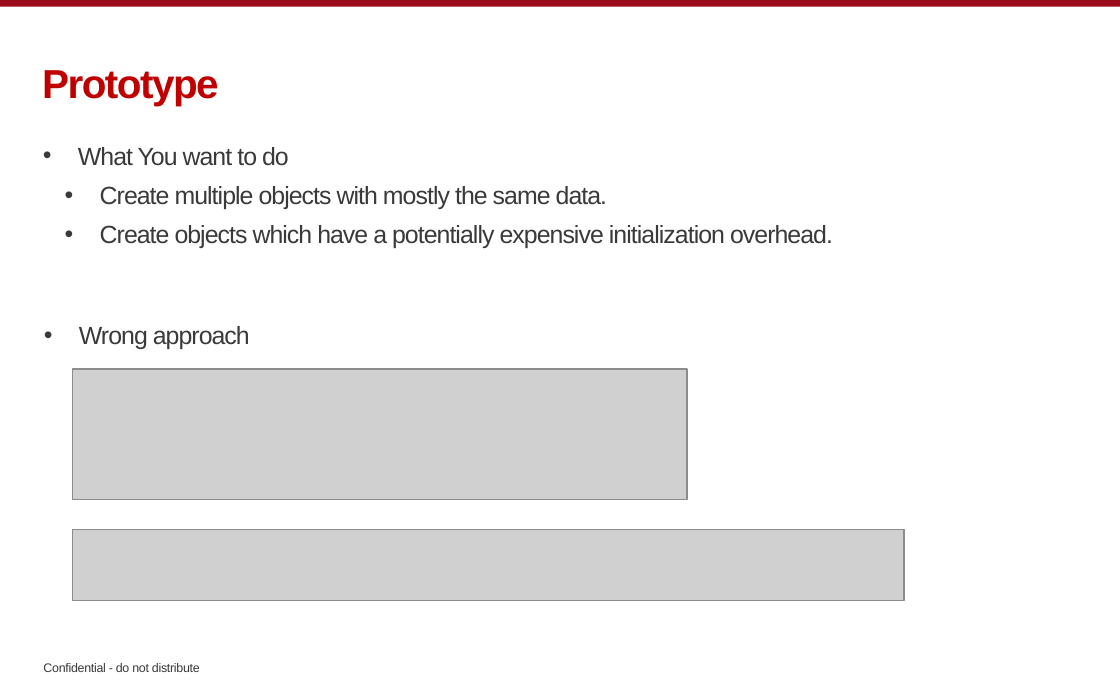
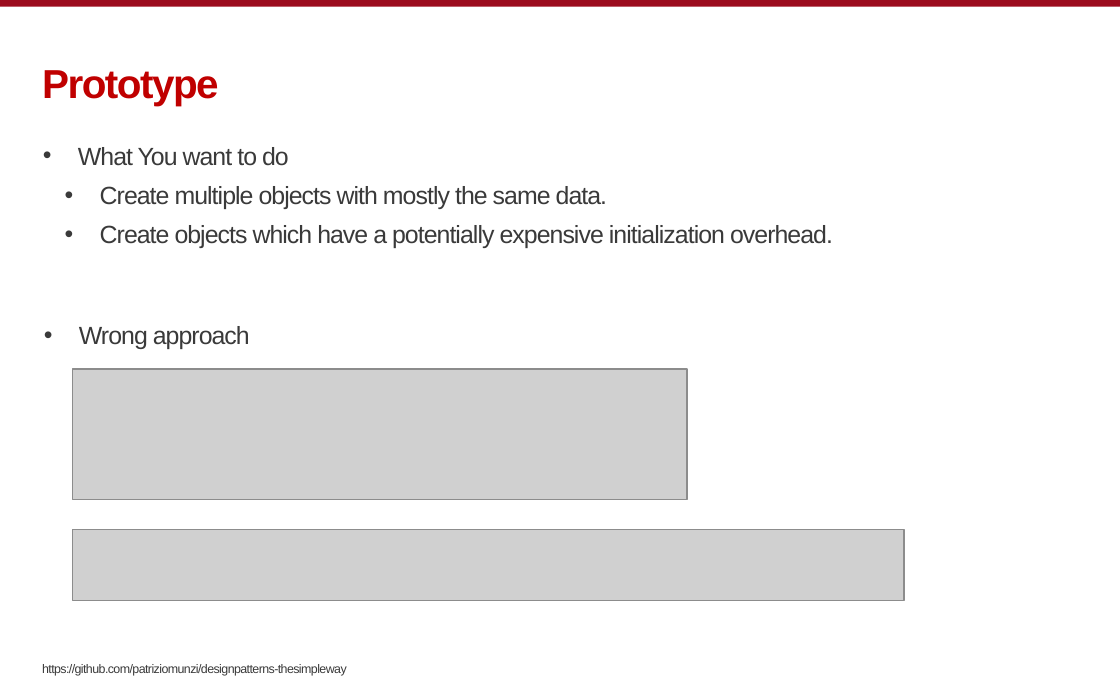
Before and after one commit to patriziomunzi/designpatterns-thesimpleway, a slide deck: slide 16 of docs/design_patterns_the_simple_way.pptx. Drawn at 1120x700 pixels with LibreOffice and Linux fonts; fonts in the diff are those of the drawing; grey boxes stand for pictures; background and template pictures are left out. Boxes give left, top, right and bottom in pixels: in the first picture for what was removed or moved away, otherwise in the second. Text is boxed around its words. In the diff, an @@ line names an element or a change of style, - is before the commit and + after.

```diff
--- a/docs/design_patterns_the_simple_way.pptx
+++ b/docs/design_patterns_the_simple_way.pptx
@@ text added at (x1=42, y1=664, x2=347, y2=676), 8 pt, text #3A3A3A @@
+https://github.com/patriziomunzi/designpatterns-thesimpleway
@@ text removed at (x1=43, y1=663, x2=200, y2=672) @@
-Confidential - do not distribute
```
Also in this commit, not shown: 17 other slides changed, 1 slide added, 12 slides removed.
